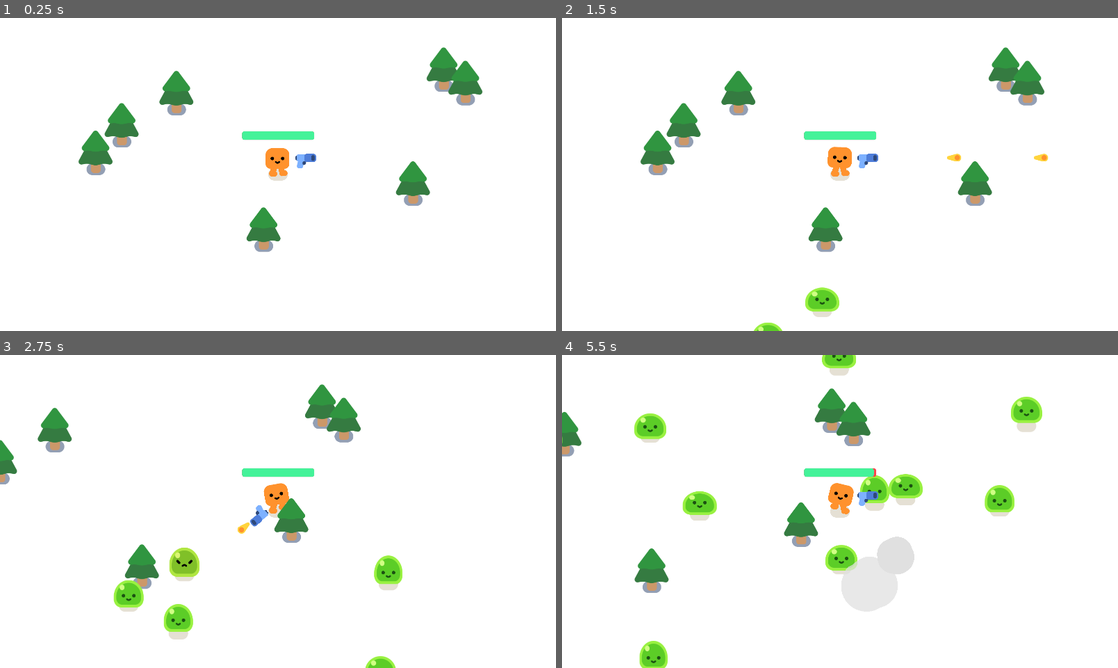
Above: before the commit, frames 1-4 (two rows, left to right).
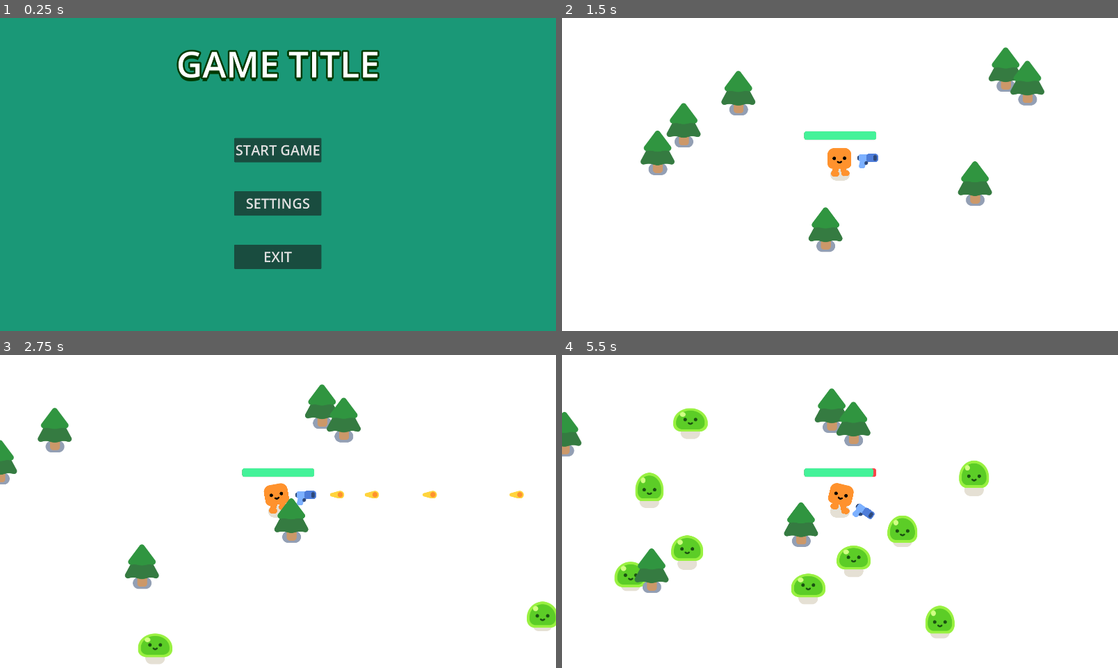
Above: after the commit, the same moments.

Repository: sukuchini/Vampire-Survivor-2D
Game: Godot game, scene res://main_menu/main_menu.tscn
The game is run twice, just before and just after one commit, with the same random seed, the same clock (stepped at 60 frames per second) and the same inputs. Before the commit the project starts from res://survivors_game.tscn.
Inputs (mouse positions are in pixels of both pictures, inside the frame that each line leads up to):
- Up to frame 1 (0.25 s): no input
- Up to frame 2 (1.5 s): click (840, 202) at 0.5 s, where only the run after the commit has a clickable "SETTINGS"; click (840, 149) at 1.25 s, where only the run after the commit has a clickable "START GAME"
- Up to frame 3 (2.75 s): hold D (move_right) from 2.03 s (still down)
- Up to frame 4 (5.5 s): release D (move_right) at 2.78 s; hold S (move_down) 2.78-3.53 s; hold D (move_right) 3.53-4.28 s; hold W (move_up) 4.28-5.03 s; hold A (move_left) from 5.03 s (still down)

The runs differ from the first frame. In frame 1, 99% of the frame differs, in the area x 0-100%, y 0-100%; in frame 2, 0.7%; in frame 3, 3.4%; in frame 4, 8.2%.

Commit message:
Main Menu has been created
Main menu has been implemented
Slime death cry has yet to be fixed
Settings have yet to be implemented

Diff:
--- a/2d-project-assets/audio/audio_controller.gd
+++ b/2d-project-assets/audio/audio_controller.gd
@@ -6,11 +6,16 @@
 	process_mode = Node.PROCESS_MODE_ALWAYS
 
 	if not mute:
-		play_music()
+		play_main_menu_music()
 
 func play_music():
 	if not mute:
+		$Main_Menu_Music.stop()
 		$Music.play()
+
+func play_main_menu_music():
+	if not mute:
+		$Main_Menu_Music.play()
 
 func play_shot() -> void:
 	if not mute:
--- a/2d-project-assets/audio/audio_controller.tscn
+++ b/2d-project-assets/audio/audio_controller.tscn
@@ -4,12 +4,10 @@
 [ext_resource type="Script" uid="uid://coiwgjxwad181" path="res://audio/audio_controller.gd" id="1_blxgy"]
 [ext_resource type="AudioStream" uid="uid://cca4s0bt631fu" path="res://music/mixkit-game-whip-shot-1512.wav" id="2_blxgy"]
 [ext_resource type="AudioStream" uid="uid://jbxnp2mca3hb" path="res://music/mixkit-player-losing-or-failing-2042.wav" id="3_xujww"]
+[ext_resource type="AudioStream" uid="uid://bdsm2if4eqgsq" path="res://music/the_mountain-retro-game-593063.mp3" id="5_blxgy"]
 
 [node name="AudioController" type="Node2D" unique_id=1573015542]
 script = ExtResource("1_blxgy")
-
-[node name="GameOver" type="AudioStreamPlayer2D" parent="." unique_id=1466865484]
-stream = ExtResource("3_xujww")
 
 [node name="Music" type="AudioStreamPlayer" parent="." unique_id=1571086904]
 stream = ExtResource("1_aufy8")
@@ -19,3 +17,9 @@
 
 [node name="EnemyDeath" type="AudioStreamPlayer2D" parent="." unique_id=593823521]
 stream = ExtResource("2_blxgy")
+
+[node name="Main_Menu_Music" type="AudioStreamPlayer" parent="." unique_id=857741345]
+stream = ExtResource("5_blxgy")
+
+[node name="GameOver" type="AudioStreamPlayer" parent="." unique_id=1140486823]
+stream = ExtResource("3_xujww")
--- /dev/null
+++ b/2d-project-assets/main_menu/main_menu.gd
@@ -0,0 +1,17 @@
+extends Control
+
+@onready var start_button: Button = $MarginContainer/HBoxContainer/VBoxContainer/Start_Button
+@onready var settings_button: Button = $MarginContainer/HBoxContainer/VBoxContainer/Settings_Button
+@onready var exit_button: Button = $MarginContainer/HBoxContainer/VBoxContainer/Exit_Button
+@onready var start_level = preload("res://survivors_game.tscn") as PackedScene
+
+func _ready():
+	start_button.button_down.connect(on_start_pressed)
+	exit_button.button_down.connect(on_exit_pressed)
+
+func on_start_pressed() -> void:
+	AudioController.play_music()
+	get_tree().change_scene_to_packed(start_level)
+
+func on_exit_pressed() -> void:
+	get_tree().quit()
--- /dev/null
+++ b/2d-project-assets/main_menu/main_menu.tscn
@@ -0,0 +1,104 @@
+[gd_scene format=3 uid="uid://cadwlg4hppyry"]
+
+[ext_resource type="Script" uid="uid://bon16olch8j1n" path="res://main_menu/main_menu.gd" id="1_oa53l"]
+
+[sub_resource type="SystemFont" id="SystemFont_xxpcc"]
+font_names = PackedStringArray("Impact")
+
+[sub_resource type="SystemFont" id="SystemFont_ehwb3"]
+font_names = PackedStringArray("Impact")
+
+[node name="Main_Menu" type="Control" unique_id=884601407]
+layout_mode = 3
+anchors_preset = 15
+anchor_right = 1.0
+anchor_bottom = 1.0
+grow_horizontal = 2
+grow_vertical = 2
+script = ExtResource("1_oa53l")
+
+[node name="TextureRect" type="TextureRect" parent="." unique_id=179305086]
+layout_mode = 1
+anchors_preset = 15
+anchor_right = 1.0
+anchor_bottom = 1.0
+grow_horizontal = 2
+grow_vertical = 2
+
+[node name="ColorRect" type="ColorRect" parent="." unique_id=2093812947]
+layout_mode = 1
+anchors_preset = 15
+anchor_right = 1.0
+anchor_bottom = 1.0
+grow_horizontal = 2
+grow_vertical = 2
+color = Color(0.101498984, 0.5948204, 0.4652784, 1)
+
+[node name="MarginContainer" type="MarginContainer" parent="." unique_id=416238986]
+layout_mode = 1
+anchors_preset = 15
+anchor_right = 1.0
+anchor_bottom = 1.0
+grow_horizontal = 2
+grow_vertical = 2
+theme_override_constants/margin_left = 12
+theme_override_constants/margin_top = 12
+theme_override_constants/margin_right = 12
+theme_override_constants/margin_bottom = 12
+
+[node name="VBoxContainer" type="VBoxContainer" parent="MarginContainer" unique_id=801830679]
+layout_mode = 2
+theme_override_constants/separation = 60
+
+[node name="Separator" type="Control" parent="MarginContainer/VBoxContainer" unique_id=95462400]
+layout_mode = 2
+
+[node name="Label" type="Label" parent="MarginContainer/VBoxContainer" unique_id=1176620569]
+layout_mode = 2
+theme_override_colors/font_shadow_color = Color(0, 0.22183844, 0, 1)
+theme_override_colors/font_outline_color = Color(0, 0.22352941, 0, 1)
+theme_override_constants/shadow_offset_x = 0
+theme_override_constants/shadow_offset_y = 12
+theme_override_constants/outline_size = 24
+theme_override_fonts/font = SubResource("SystemFont_xxpcc")
+theme_override_font_sizes/font_size = 124
+text = "GAME TITLE
+"
+horizontal_alignment = 1
+vertical_alignment = 1
+
+[node name="HBoxContainer" type="HBoxContainer" parent="MarginContainer" unique_id=1493873766]
+layout_mode = 2
+alignment = 1
+
+[node name="VBoxContainer" type="VBoxContainer" parent="MarginContainer/HBoxContainer" unique_id=700409059]
+layout_mode = 2
+theme_override_constants/separation = 100
+alignment = 1
+
+[node name="Separator2" type="Control" parent="MarginContainer/HBoxContainer/VBoxContainer" unique_id=1714143526]
+layout_mode = 2
+
+[node name="Separator3" type="Control" parent="MarginContainer/HBoxContainer/VBoxContainer" unique_id=571192982]
+layout_mode = 2
+
+[node name="Start_Button" type="Button" parent="MarginContainer/HBoxContainer/VBoxContainer" unique_id=731738495]
+custom_minimum_size = Vector2(300, 84)
+layout_mode = 2
+theme_override_fonts/font = SubResource("SystemFont_ehwb3")
+theme_override_font_sizes/font_size = 48
+text = "START GAME"
+
+[node name="Settings_Button" type="Button" parent="MarginContainer/HBoxContainer/VBoxContainer" unique_id=1690416922]
+custom_minimum_size = Vector2(300, 84)
+layout_mode = 2
+theme_override_fonts/font = SubResource("SystemFont_ehwb3")
+theme_override_font_sizes/font_size = 48
+text = "SETTINGS"
+
+[node name="Exit_Button" type="Button" parent="MarginContainer/HBoxContainer/VBoxContainer" unique_id=1286167729]
+custom_minimum_size = Vector2(300, 84)
+layout_mode = 2
+theme_override_fonts/font = SubResource("SystemFont_ehwb3")
+theme_override_font_sizes/font_size = 48
+text = "EXIT"
--- a/2d-project-assets/project.godot
+++ b/2d-project-assets/project.godot
@@ -75,7 +75,7 @@
 [application]
 
 config/name="Vampire Survivor 2D"
-run/main_scene="uid://swcb8q32cvqi"
+run/main_scene="uid://cadwlg4hppyry"
 config/features=PackedStringArray("4.7", "Forward Plus")
 config/icon="res://icon.png"
 
--- a/2d-project-assets/scripts/survivors_game.gd
+++ b/2d-project-assets/scripts/survivors_game.gd
@@ -1,5 +1,4 @@
 extends Node2D
-
 
 func spawn_mob():
 	var new_mob = preload("res://mob.tscn").instantiate()
Not shown, added: 2d-project-assets/main_menu/main_menu.gd.uid
Not shown, added: 2d-project-assets/music/the_mountain-retro-game-593063.mp3.import
Not shown, added: 2d-project-assets/music/the_mountain-retro-game-593063.mp3
